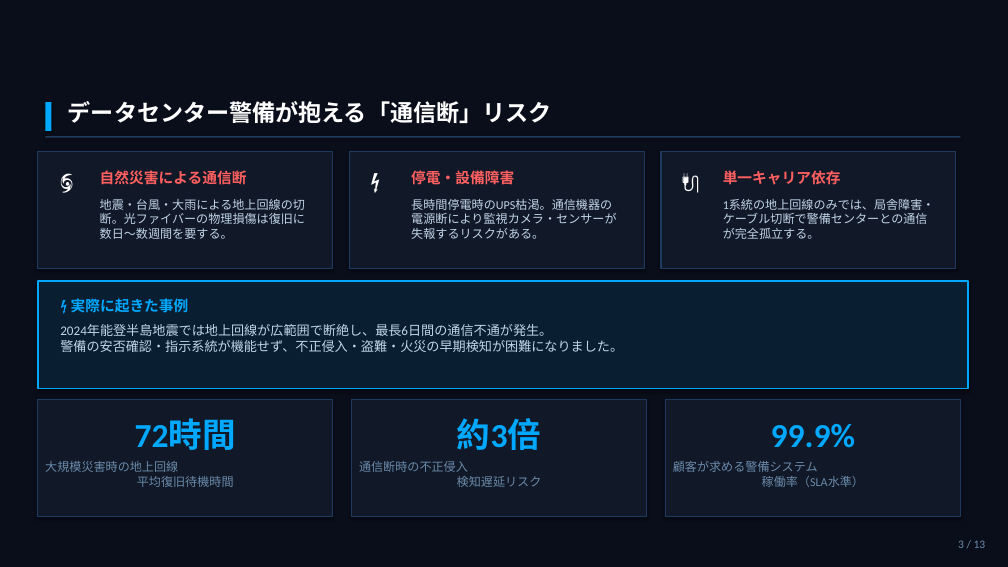
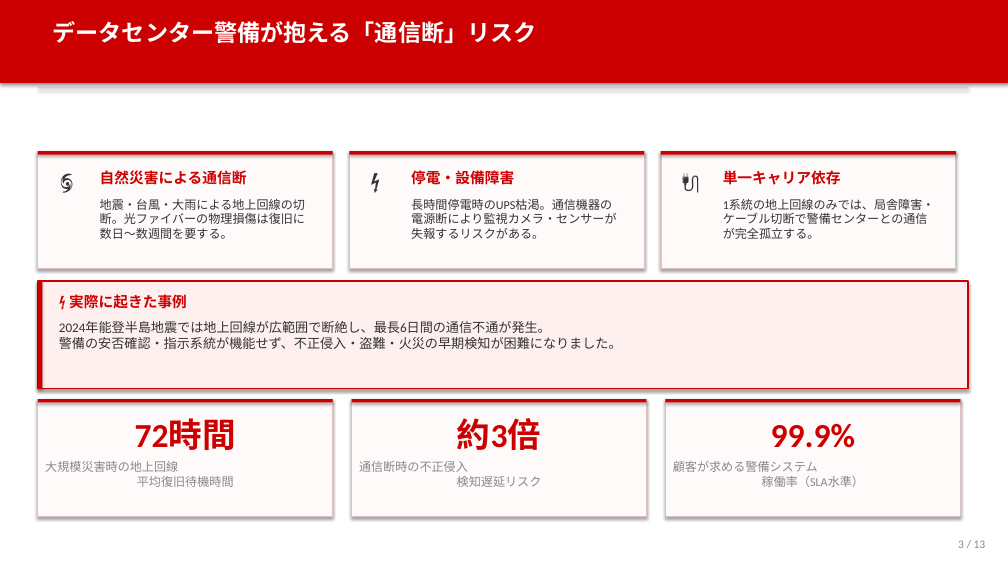
Before and after one commit to iharuhisa-ai/test, a slide deck: slide 3 of datacenter_security_proposal.pptx. Drawn at 1008x567 pixels with LibreOffice and Linux fonts; fonts in the diff are those of the drawing. Boxes give left, top, right and bottom in pixels: in the first picture for what was removed or moved away, otherwise in the second. Text is boxed around its words. In the diff, an @@ line names an element or a change of style, - is before the commit and + after.

```diff
--- a/datacenter_security_proposal.pptx
+++ b/datacenter_security_proposal.pptx
@@ rectangle at [0,0,1008,567]: fill #0A0E1A to #FFFFFF @@
@@ rectangle added at [0,0,1008,83], fill #CC0000 @@
@@ text "データセンター警備が抱える「通信断」リスク": place and size @@
-text "データセンター警備が抱える「通信断」リスク" at [68,101,552,123]
+text "データセンター警備が抱える「通信断」リスク" at [53,21,537,43]
@@ rectangle: place and size @@
-rectangle at [45,136,960,138]
+rectangle at [38,87,968,88]
@@ rectangle at [38,87,968,88]: fill #1E3A5F to #E0C0C0 @@
@@ rectangle removed at [45,102,51,131] @@
@@ rectangle added at [38,151,333,154], fill #CC0000 @@
@@ rectangle added at [349,151,644,154], fill #CC0000 @@
@@ rectangle added at [661,151,956,154], fill #CC0000 @@
@@ text colour #FFFFFF to #333333 in 3 elements at [51,165,89,195], [363,165,401,195], [675,165,712,195] @@
@@ text colour #FF6060 to #CC0000 in 3 elements at [100,170,247,185], [411,170,514,185], [723,170,841,185] @@
@@ rectangle at [38,281,968,389]: fill #0A1E32 to #FFF0F0; outline #00A8FF 1.5 pt to #CC0000 1.5 pt @@
@@ rectangle added at [38,281,42,389], fill #CC0000 @@
@@ text colour #00A8FF to #CC0000 in 4 elements at [135,420,236,450], [457,418,541,450], [771,424,856,448], [69,294,187,309] @@
@@ text colour #C0D4E8 to #333333 in 4 elements at [100,199,305,239], [411,199,616,239], [723,199,935,239], [59,321,622,349] @@
@@ rectangle added at [38,399,333,402], fill #CC0000 @@
@@ rectangle added at [352,399,647,402], fill #CC0000 @@
@@ fill #111827 to #FFFAFA; outline #1E3A5F 1.2 pt to #E0C0C0 1.2 pt in 6 elements at [38,151,333,268], [349,151,644,268], [661,151,956,268], [38,399,333,516], [352,399,647,516], [665,399,960,516] @@
@@ rectangle added at [665,399,960,402], fill #CC0000 @@
@@ text colour #6A8AAA to #888888 in 4 elements at [45,461,234,487], [359,461,542,487], [673,461,864,487], [958,540,986,548] @@
```
Also in this commit, not shown: 12 other slides changed, 1 other file.
